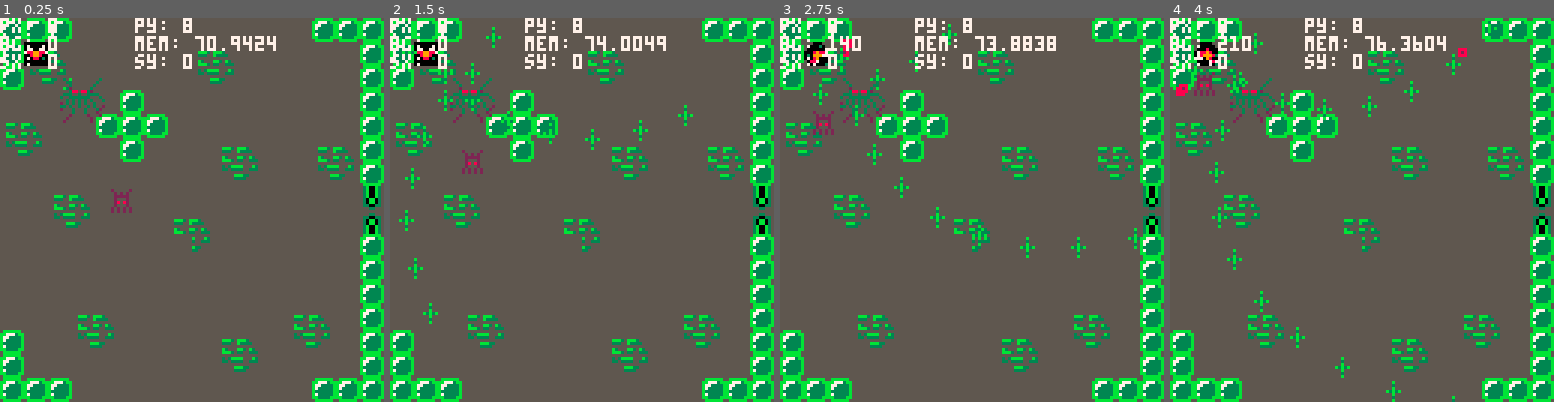
Above: before the commit, frames 1-4 (left to right).
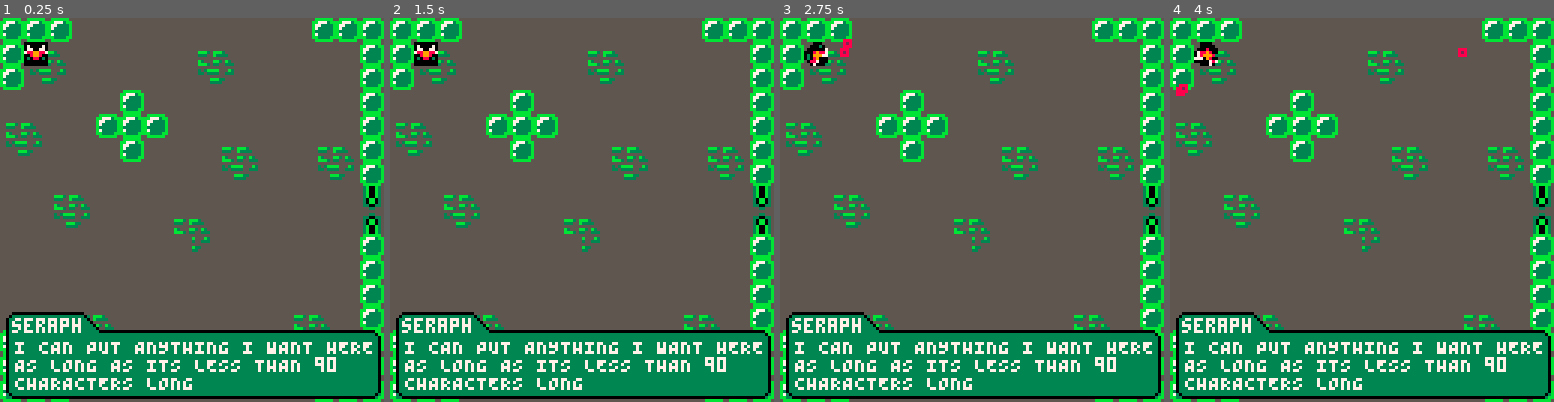
Above: after the commit, the same moments.

Repository: kbrewington/Negation
Game: PICO-8 cartridge negation.p8
The game is run twice, just before and just after one commit, with the same random seed, the same clock (stepped at 60 frames per second) and the same inputs.
Inputs:
- Up to frame 1 (0.25 s): no input
- Up to frame 2 (1.5 s): tap X (X key) at 0.33, 1.07 s; tap O (Z key) at 0.7 s
- Up to frame 3 (2.75 s): hold Right 1.6-2.1 s; tap O (Z key) at 1.7, 2.1, 2.5 s; tap X (X key) at 1.85 s; hold Up 2.15-2.42 s; hold Right from 2.47 s (still down)
- Up to frame 4 (4 s): tap O (Z key) at 2.9, 3.3, 3.7 s; tap X (X key) at 2.97 s; release Right at 3.03 s; hold Left 3.08-3.58 s; hold Down 3.63-3.97 s

The runs differ from the first frame. In frame 1, 19% of the frame differs, in the area x 0-100%, y 0-100%; in frame 2, 20%; in frame 3, 20%; in frame 4, 20%.

Commit message:
Made the dialog box customizable and more pretty

Diff:
--- a/negation.p8
+++ b/negation.p8
@@ -454,36 +454,47 @@
 --[[
   print seraph dialog
 ]]
-function dialog_seraph()
-  bck_color = 5--rnd(16)--0
-  brd_color = 12
-  fnt_color = 7
-
-  rectfill(0, 99, 25, 105, bck_color) -- name rect
-
-  rectfill(26, 99, 26, 126, bck_color) -- angle
-  rectfill(27, 100, 27, 126, bck_color)
-  rectfill(28, 101, 28, 126, bck_color)
-  rectfill(29, 102, 29, 126, bck_color)
-  rectfill(30, 103, 30, 126, bck_color)
-  pset(31, 104, bck_color)
-
-  -- big rect
-  rectfill(0, 105, 127, 127, bck_color)
+function dialog_seraph(dialog)
+  local dialog = dialog or {}
+  local bck_color = dialog.bck_color or 5
+  local brd_color = dialog.brd_color or 0
+  local fnt_color = dialog.fnt_color or 7
+
+  local d = dialog.text or "I WAS GOING TO SAY SOMETHING..BUT I FORGOT."
+
+  rectfill(3, 99, 27, 105, bck_color) -- name rect
+  rectfill(27, 99, 27, 126, bck_color) -- angle
+  rectfill(28, 100, 28, 126, bck_color)
+  rectfill(29, 101, 29, 126, bck_color)
+  rectfill(30, 102, 30, 126, bck_color)
+  rectfill(31, 103, 31, 126, bck_color)
+  pset(32, 104, bck_color)
+
+  -- text rect
+  rectfill(3, 105, 124, 124, bck_color)
+  rectfill(125, 106, 125, 124, bck_color)
+  rectfill(4, 125, 124, 125, bck_color)
 
   -- border
-  rectfill(0, 98, 26, 98, brd_color)
-  pset(27, 99, brd_color)
-  pset(28, 100, brd_color)
-  pset(29, 101, brd_color)
-  pset(30, 102, brd_color)
-  pset(31, 103, brd_color)
-  rectfill(32, 104, 127, 104, brd_color)
-
-  print("seraph", 1, 100, fnt_color)
-  print("aaaaaaaaaaaaaaaaaaaaaaaaaaaaaab", 2, 108, fnt_color) --31 character limit
-  print("bbbbbbbbbbbbbbbbbbbbbbbbbbbbbbc", 2, 114, fnt_color)
-  print("ccccccccccccccccccccccccccccccd", 2, 120, fnt_color)
+  rectfill(2, 100, 2, 124, brd_color) -- left
+  pset(3, 99, brd_color) -- top left
+  rectfill(4, 98, 27, 98, brd_color) -- top of name
+  pset(28, 99, brd_color) -- angle
+  pset(29, 100, brd_color)
+  pset(30, 101, brd_color)
+  pset(31, 102, brd_color)
+  pset(32, 103, brd_color)
+  rectfill(33, 104, 124, 104, brd_color) -- top of text
+  pset(125, 105, brd_color) -- top right
+  rectfill(126, 106, 126, 124, brd_color) -- right
+  pset(125, 125, brd_color) -- bottom right
+  rectfill(124, 126, 4, 126, brd_color) -- bootom
+  pset(3, 125, brd_color) -- bottom left
+
+  print("seraph", 4, 100, fnt_color)
+  print(sub(d, 0, 30), 5, 107, fnt_color) --30 character limit
+  print(sub(d, 31, 60), 5, 113, fnt_color)
+  print(sub(d, 61, 90), 5, 119, fnt_color)
 end
 
 
@@ -492,7 +503,7 @@
 --------------------------------------------------------------------------------
 function _init()
   boss1 = boss(20, 20, 128)
-  add(basic_enemies, enemy(40, 60))
+  --add(basic_enemies, enemy(40, 60))
   --add(basic_enemies,exploder(50,70))
 end --end _init()
 
@@ -627,12 +638,17 @@
     b.move()
   end
 
-  spr(boss1.sprite, boss1.x, boss1.y, 2, 2)
-  boss1.update()
-
-  --dialog_seraph()
-
-  debug() -- always on bottom
+  --spr(boss1.sprite, boss1.x, boss1.y, 2, 2)
+  --boss1.update()
+
+  test = {}
+  test.bck_color = 3
+  --test.brd_color = 3
+  --test.fnt_color = 7
+  test.text = "I CAN PUT ANYTHING I WANT HEREAS LONG AS ITS LESS THAN 90   CHARACTERS LONG"
+  dialog_seraph(test)
+
+  --debug() -- always on bottom
 end --end _draw()
 
 
@@ -765,18 +781,6 @@
 00000000000000000000000000000000000000000000000000000000000000000000000000000000000000000000000000000000000000000000000000000000
 00000000000000000000000000000000000000000000000000000000000000000000000000000000000000000000000000000000000000000000000000000000
 00000000000000000000000000000000000000000000000000000000000000000000000000000000000000000000000000000000000000000000000000000000
-00000000000000000000000000000000000000000000000000000000000000000000000000000000000000000000000000000000000000000000000000000000
-00000000000000000000000000000000000000000000000000000000000000000000000000000000000000000000000000000000000000000000000000000000
-00000000000000000000000000000000000000000000000000000000000000000000000000000000000000000000000000000000000000000000000000000000
-00000000000000000000000000000000000000000000000000000000000000000000000000000000000000000000000000000000000000000000000000000000
-00000000000000000000000000000000000000000000000000000000000000000000000000000000000000000000000000000000000000000000000000000000
-00000000000000000000000000000000000000000000000000000000000000000000000000000000000000000000000000000000000000000000000000000000
-00000000000000000000000000000000000000000000000000000000000000000000000000000000000000000000000000000000000000000000000000000000
-00000000000000000000000000000000000000000000000000000000000000000000000000000000000000000000000000000000000000000000000000000000
-00000000000000000000000000000000000000000000000000000000000000000000000000000000000000000000000000000000000000000000000000000000
-00000000000000000000000000000000000000000000000000000000000000000000000000000000000000000000000000000000000000000000000000000000
-00000000000000000000000000000000000000000000000000000000000000000000000000000000000000000000000000000000000000000000000000000000
-00000000000000000000000000000000000000000000000000000000000000000000000000000000000000000000000000000000000000000000000000000000
 
 __gff__
 0001000000000000000000000000000000000000000000000000000000000000000000000000000000000000000000000000000000000000000000000000000000000000000000000000000000000000000000000000000000000000000000000000000000000000000000000000000000000000000000000000000000000000
